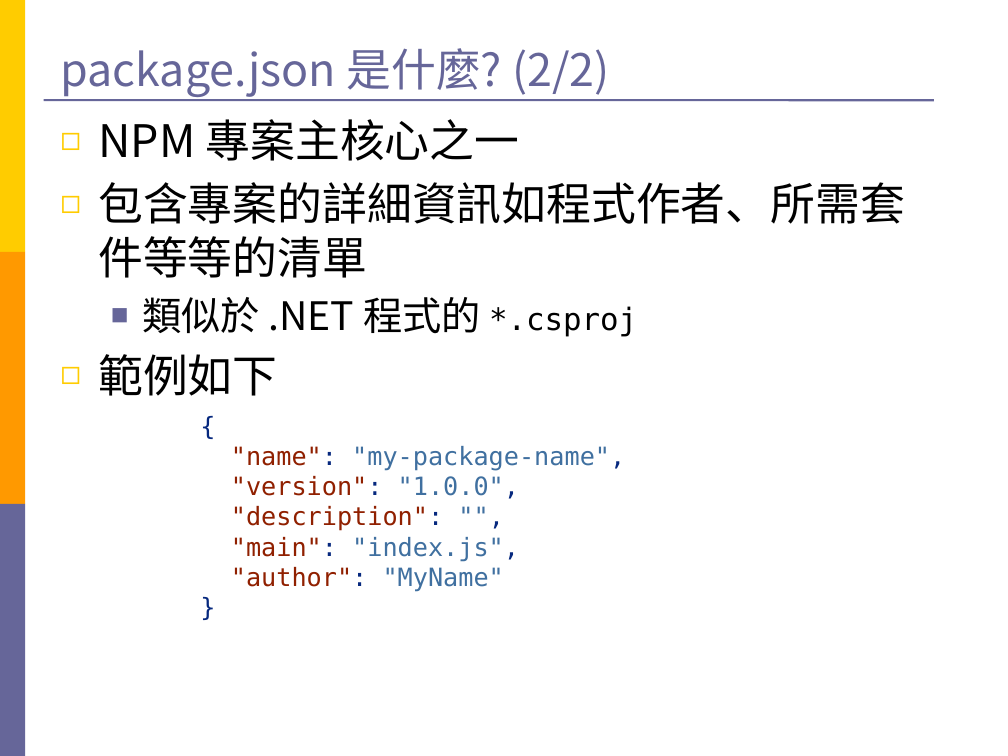
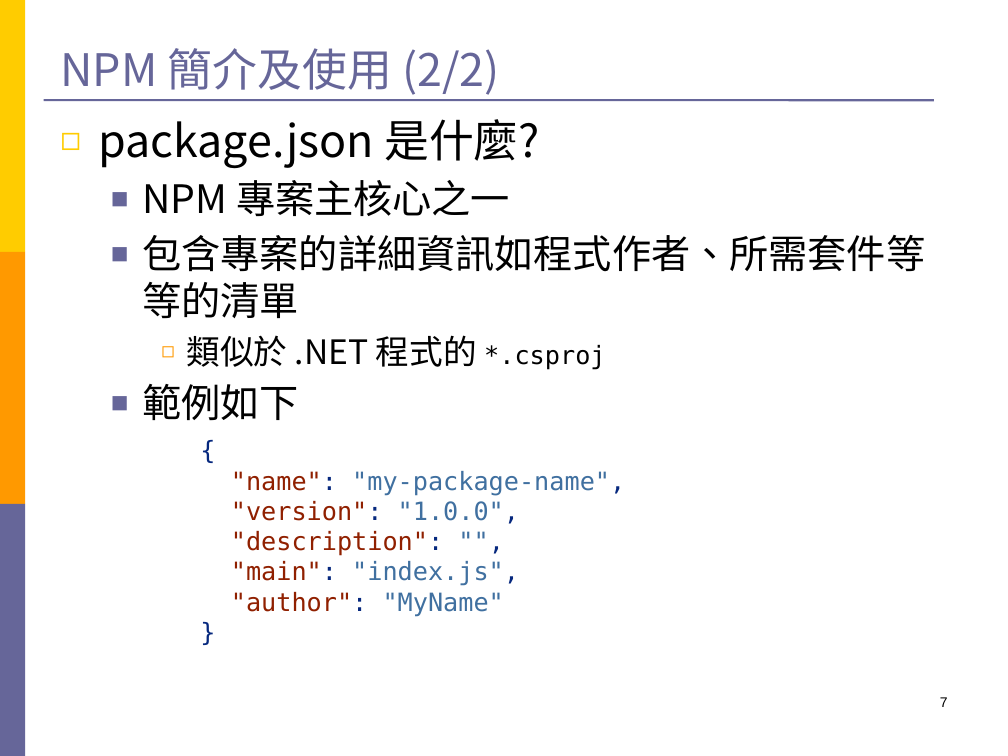
Before and after one commit to Still34/nodejs-security-course, a slide deck: slide 7 of export/nodejs-master-file.pptx (slide 8 before the commit). Drawn at 1008x756 pixels with LibreOffice and Linux fonts; fonts in the diff are those of the drawing. Boxes give left, top, right and bottom in pixels: in the first picture for what was removed or moved away, otherwise in the second. Text is boxed around its words. In the diff, an @@ line names an element or a change of style, - is before the commit and + after.

```diff
--- a/export/nodejs-master-file.pptx
+++ b/export/nodejs-master-file.pptx
@@ title at (60,48,500,95): text changed @@
-package.json 是什麼? (2/2)
+NPM 簡介及使用 (2/2)
@@ text at (98,119,540,169): paragraph added @@
+◻ package.json 是什麼?
@@ text at (142,180,925,421): size 32 to 28 pt in "NPM 專案主核心之一", "包含專案的詳細資訊如程式作者、所需套件等等的清單", "範例如下"; size 28 to 24 pt in "類似於 .NET 程式的"; size 22 to 18 pt in "*.csproj"; bullet ◻ to ■; list level 1 to 2 in "NPM 專案主核心之一"; bullet colour #FFCC00 to #666699; list level 1 to 2 in "包含專案的詳細資訊如程式作者、所需套件等等的清單"; bullet ■ to ◻; list level 2 to 3 in "類似於 .NET 程式的 *.csproj"; bullet colour #666699 to #FF9900; list level 1 to 2 in "範例如下" @@
@@ page number added at (940,697,948,707), 10 pt, text #000000 @@
+7
```
Also in this commit, not shown: 57 other slides changed, 4 slides added, 15 slides removed.
